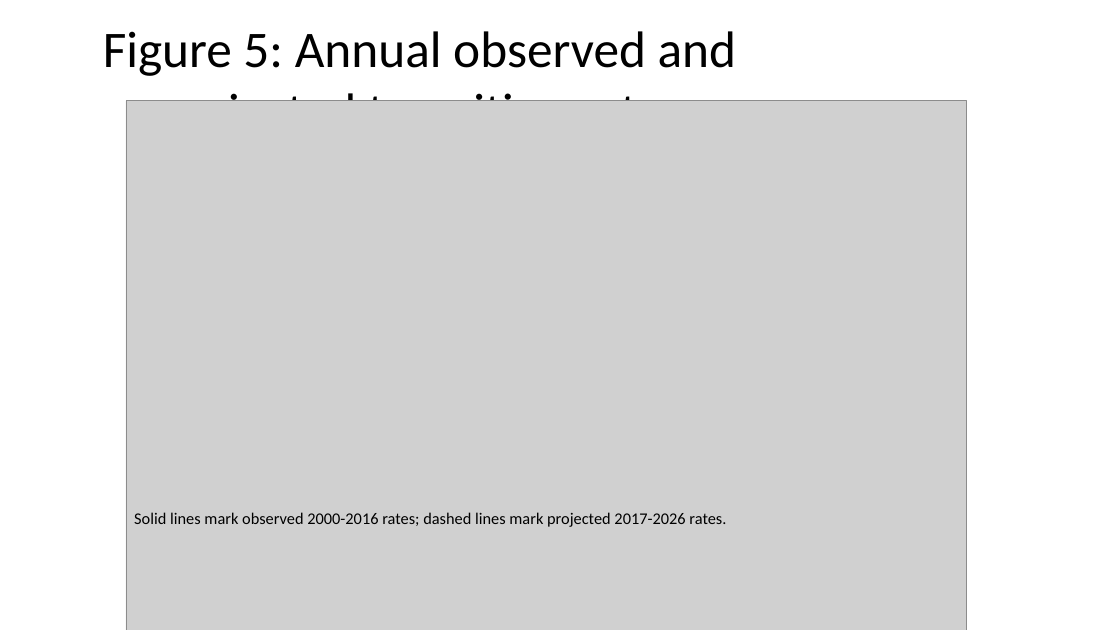
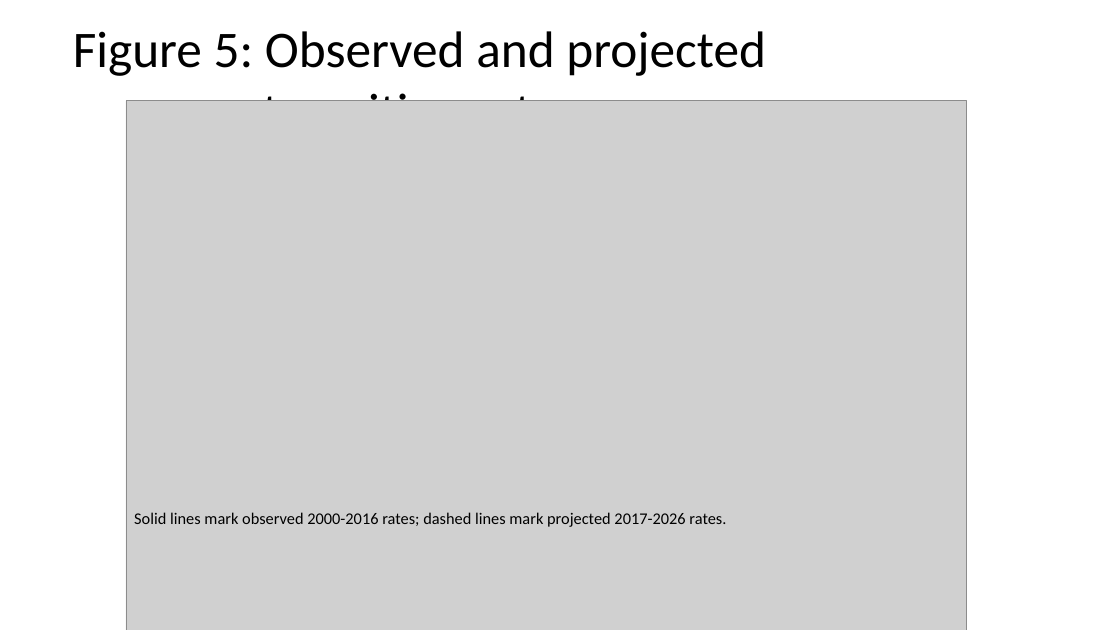
Before and after one commit to bougtoir/heat-accidents-mortality, a slide deck: slide 14 of researcher_mobility_ode/docs/manuscript_full_article_figures.pptx. Drawn at 1120x630 pixels with LibreOffice and Linux fonts; fonts in the diff are those of the drawing; grey boxes stand for pictures. Boxes give left, top, right and bottom in pixels: in the first picture for what was removed or moved away, otherwise in the second. Text is boxed around its words. In the diff, an @@ line names an element or a change of style, - is before the commit and + after.

```diff
--- a/researcher_mobility_ode/docs/manuscript_full_article_figures.pptx
+++ b/researcher_mobility_ode/docs/manuscript_full_article_figures.pptx
@@ title at [73, 31, 766, 101]: text changed @@
-Figure 5: Annual observed and projected transition rates
+Figure 5: Observed and projected transition rates
```
Also in this commit, not shown: 2 slides added, 10 other files.
